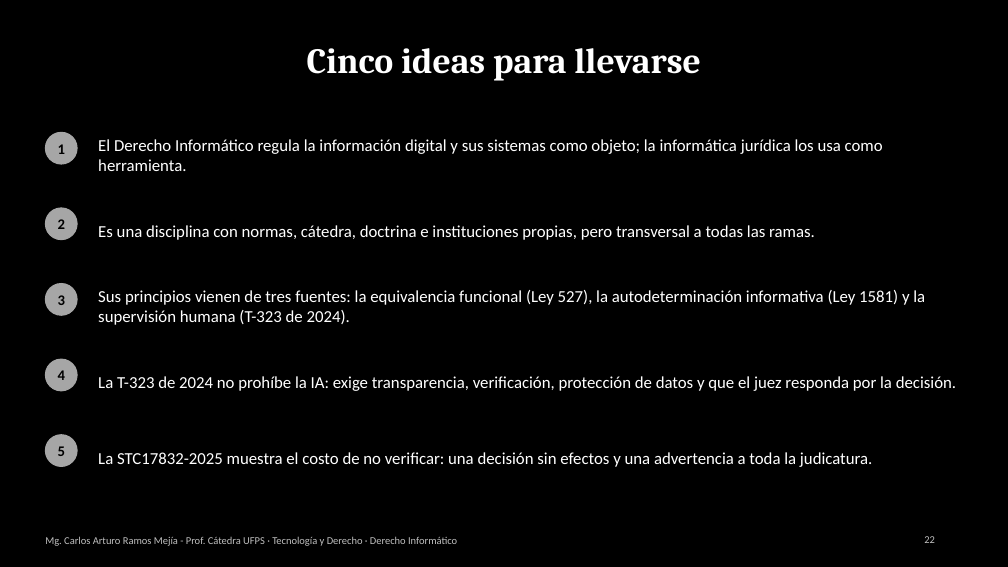
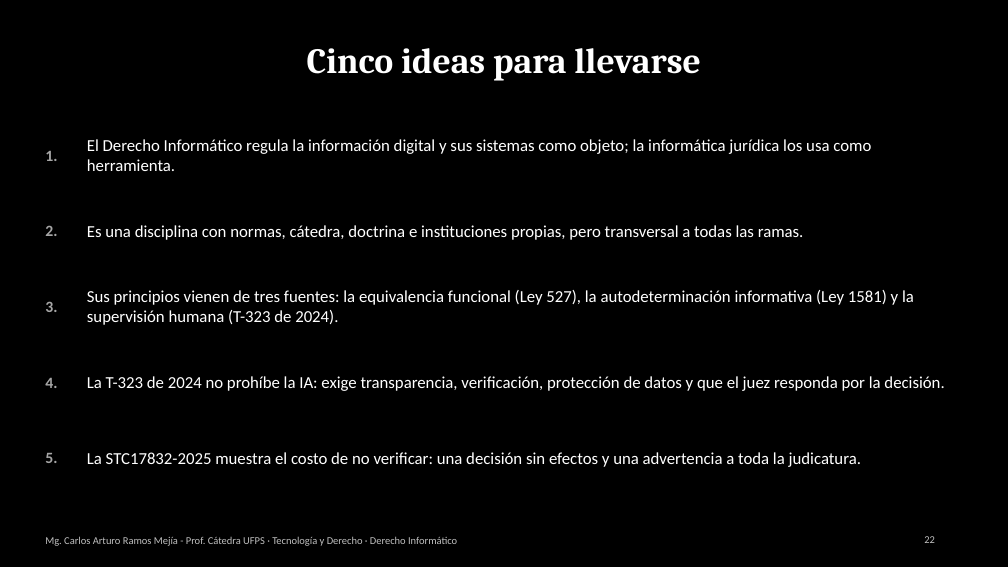
Before and after one commit to Arturoramos22/Arturoramos22, a slide deck: slide 22 of clase-derecho-informatico/DIAPOSITIVAS.pptx. Drawn at 1008x567 pixels with LibreOffice and Linux fonts; fonts in the diff are those of the drawing. Boxes give left, top, right and bottom in pixels: in the first picture for what was removed or moved away, otherwise in the second. Text is boxed around its words. In the diff, an @@ line names an element or a change of style, - is before the commit and + after.

```diff
--- a/clase-derecho-informatico/DIAPOSITIVAS.pptx
+++ b/clase-derecho-informatico/DIAPOSITIVAS.pptx
@@ ellipse removed at (45, 132, 77, 164) @@
@@ text at (45, 151, 57, 161): text changed; size 14 to 15 pt; text colour #000000 to #A6A6A6 @@
-1
+1.
@@ ellipse removed at (45, 208, 77, 240) @@
@@ text at (45, 225, 57, 236): text changed; size 14 to 15 pt; text colour #000000 to #A6A6A6 @@
-2
+2.
@@ ellipse removed at (45, 284, 77, 315) @@
@@ text at (45, 301, 57, 312): text changed; size 14 to 15 pt; text colour #000000 to #A6A6A6 @@
-3
+3.
@@ ellipse removed at (45, 359, 77, 391) @@
@@ text at (45, 378, 57, 388): text changed; size 14 to 15 pt; text colour #000000 to #A6A6A6 @@
-4
+4.
@@ ellipse removed at (45, 435, 77, 467) @@
@@ 5 texts: place and size @@
-5 texts at (98, 139, 956, 467)
+5 texts at (87, 139, 944, 467)
@@ text at (45, 453, 57, 463): text changed; size 14 to 15 pt; text colour #000000 to #A6A6A6 @@
-5
+5.
```
Also in this commit, not shown: 17 other slides changed, 2 other files.
